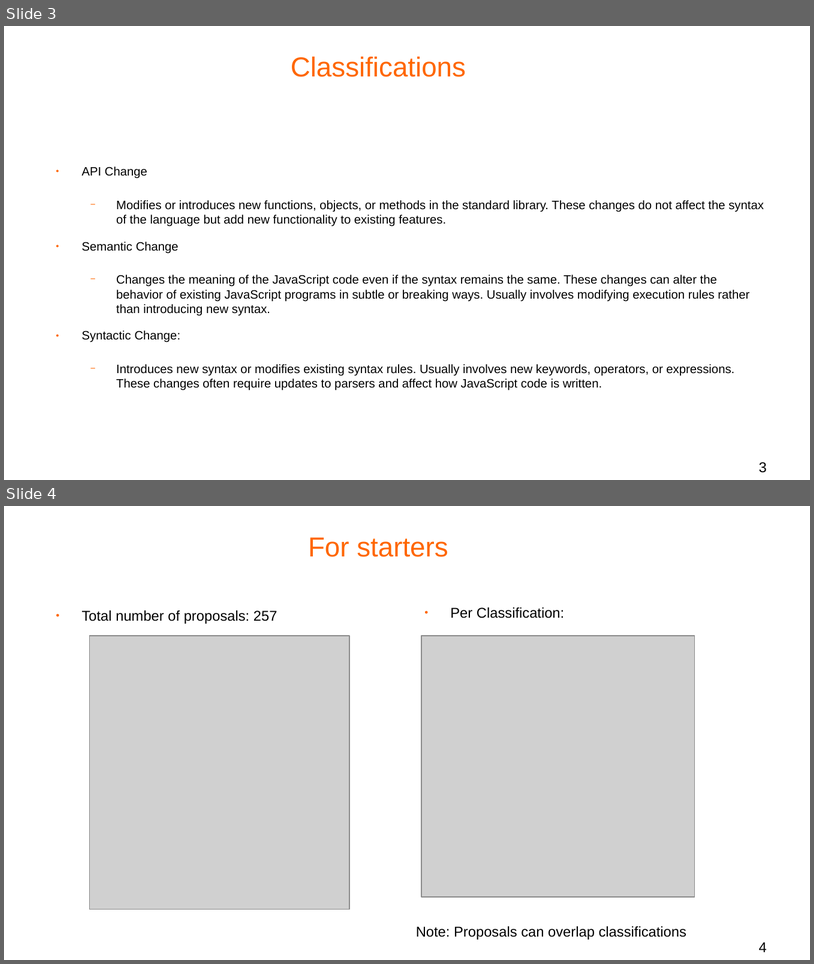
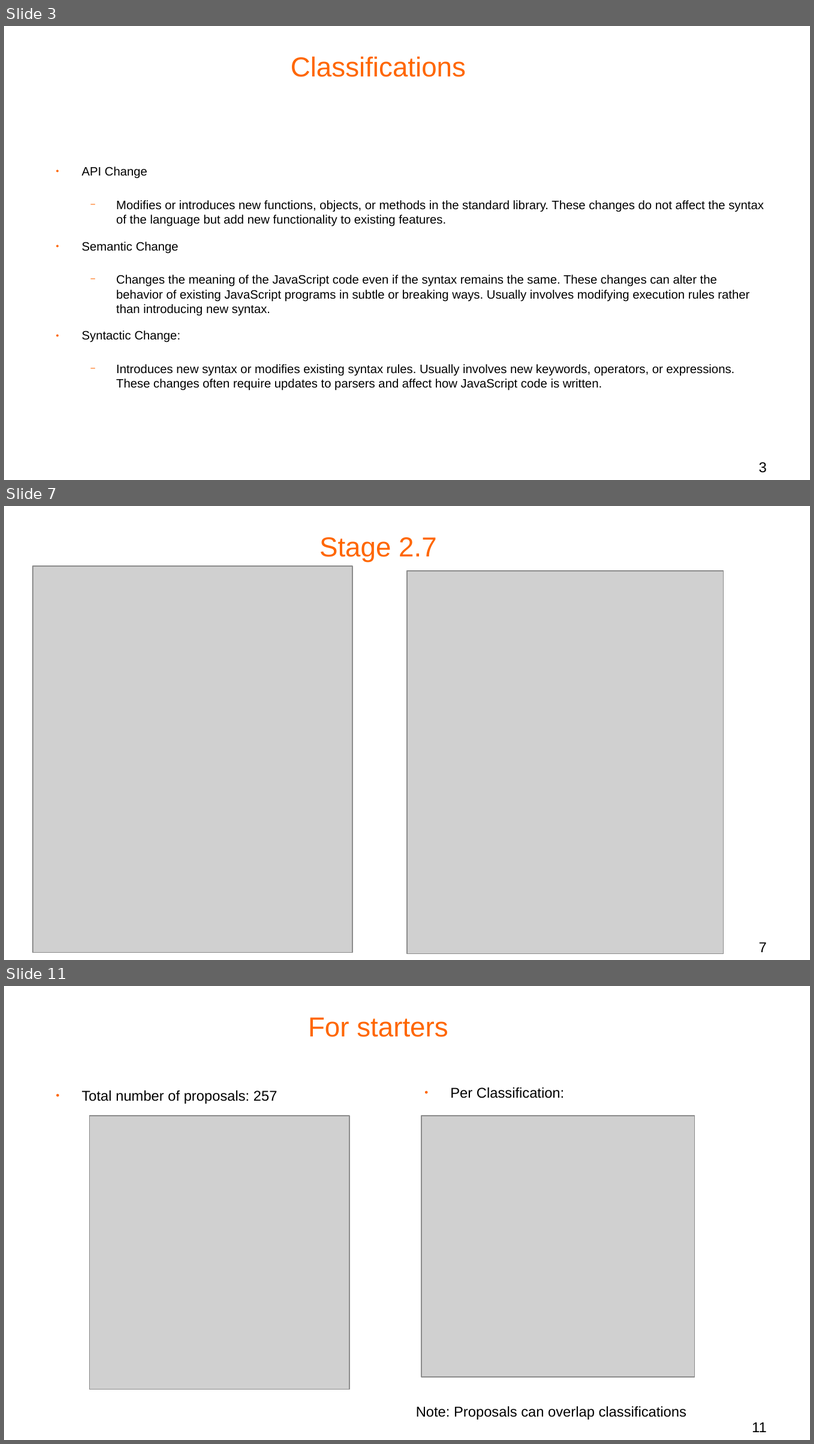
Before and after one commit to bldl/js-proposals, a slide deck: Data Analysis/Presentation/tc39 proposals observations.odp. Shown one above the other, each under a label of ours: slides 3 and 4 before the commit, slides 3, 7 and 11 after it; the slides between them are not shown. The pictures are 814x964 and 814x1444 pixels, drawn with LibreOffice and Linux fonts; fonts in the diff are those of the drawing; grey boxes stand for pictures; background and template pictures are left out. Boxes give left, top, right and bottom in pixels: in the first picture for what was removed or moved away, otherwise in the second. Text is boxed around its words. In the diff, an @@ line names an element or a change of style, - is before the commit and + after.

```diff
--- a/Data Analysis/Presentation/tc39 proposals observations.odp
+++ b/Data Analysis/Presentation/tc39 proposals observations.odp
@@ slide 7 added at box(4, 506, 810, 960), background #FFFFFF @@
@@ title added at box(320, 537, 437, 562), 27 pt, text #FF6600 @@
+Stage 2.7
@@ picture added at box(33, 566, 353, 952) @@
@@ picture added at box(407, 571, 724, 954) @@
@@ page number added at box(759, 942, 767, 952), 14 pt, text #000000 @@
+7
@@ what was slide 4 is now slide 11 @@
@@ page number at box(752, 1422, 767, 1432): text changed @@
-4
+11
```
Also in this commit, not shown: 2 slides changed, 11 other slides added, 1 slide removed, 55 other files.
